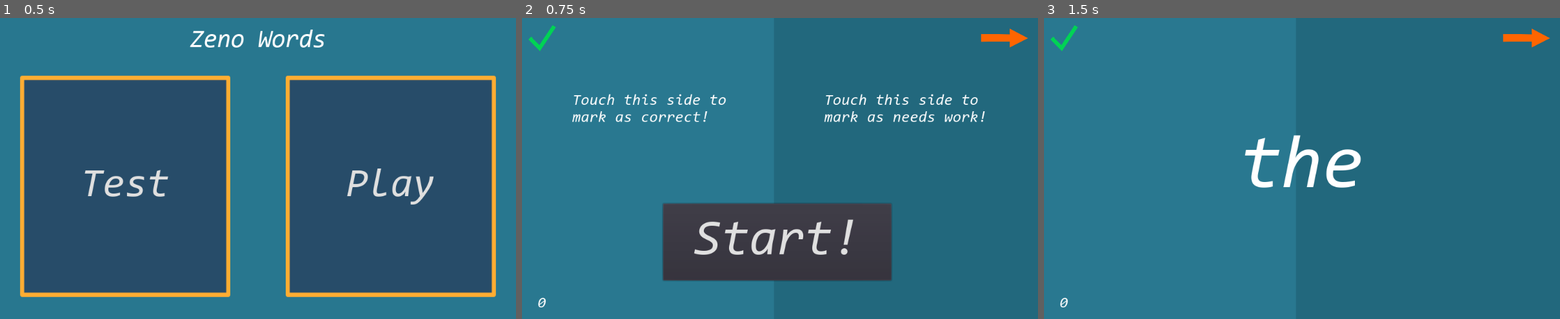
Above: before the commit, frames 1-3 (left to right).
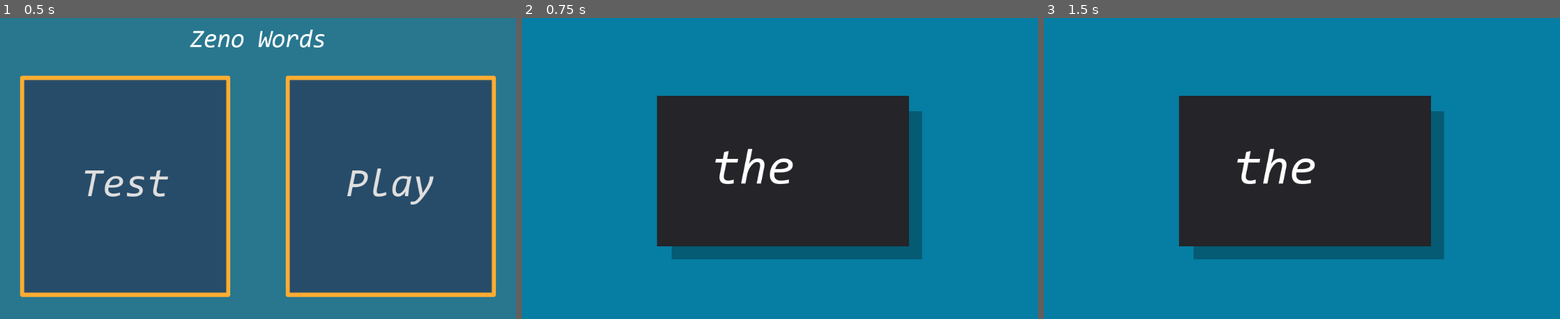
Above: after the commit, the same moments.

Repository: evergreencanvas/QuickWord
Game: Godot game, scene res://SelectionScreen.tscn
Two runs of this game, one before a commit and one after it. Both use one fixed random seed, a clock stepped at 60 frames per second and the inputs below.
Inputs (mouse positions are in pixels of both pictures, inside the frame that each line leads up to):
- Up to frame 1 (0.5 s): no input
- Up to frame 2 (0.75 s): click "Test" at 0.5 s
- Up to frame 3 (1.5 s): click (1296, 240) at 1.25 s, where only the run before the commit has a clickable "Start!"

Frame 1 is identical in both runs. In frame 2, 100% of the frame differs, in the area x 0-100%, y 0-100%; in frame 3, 100%.
Error in both runs: Invalid call. Nonexistent function 'get_viewport_rect' in base 'Node (global.gd)'. (res://TestScene.gd:17)

Commit message:
Committer: David Smith <davidsmith@localhost.localdomain>
 On branch master
 Changes to be committed:
	modified:   TestScene.tscn
	new file:   WordCard.gd
	new file:   WordCard.tscn

 Untracked files:
	.import/
changing the UI

Diff:
--- a/TestScene.tscn
+++ b/TestScene.tscn
@@ -1,21 +1,12 @@
-[gd_scene load_steps=9 format=2]
+[gd_scene load_steps=7 format=2]
 
 [ext_resource path="res://TestScene.gd" type="Script" id=1]
 [ext_resource path="res://Consolas/Consolas.ttf" type="DynamicFontData" id=2]
-[ext_resource path="res://res/check.png" type="Texture" id=3]
-[ext_resource path="res://res/arrow.png" type="Texture" id=4]
+[ext_resource path="res://WordCard.tscn" type="PackedScene" id=3]
 
 [sub_resource type="DynamicFont" id=1]
 
 size = 150
-use_mipmaps = false
-use_filter = false
-font_data = ExtResource( 2 )
-_sections_unfolded = [ "Font", "Settings" ]
-
-[sub_resource type="DynamicFont" id=2]
-
-size = 100
 use_mipmaps = false
 use_filter = false
 font_data = ExtResource( 2 )
@@ -29,13 +20,24 @@
 font_data = ExtResource( 2 )
 _sections_unfolded = [ "Font", "Settings" ]
 
-[sub_resource type="DynamicFont" id=4]
+[sub_resource type="Animation" id=4]
 
-size = 30
-use_mipmaps = false
-use_filter = false
-font_data = ExtResource( 2 )
-_sections_unfolded = [ "Font", "Settings" ]
+resource_name = "drop_down"
+length = 1.0
+loop = false
+step = 0.1
+tracks/0/type = "value"
+tracks/0/path = NodePath("WordCard:rect_position")
+tracks/0/interp = 1
+tracks/0/loop_wrap = true
+tracks/0/imported = false
+tracks/0/enabled = true
+tracks/0/keys = {
+"times": PoolRealArray( 0, 1 ),
+"transitions": PoolRealArray( 1, 1 ),
+"update": 0,
+"values": [ Vector2( 260, -363 ), Vector2( 268, 155 ) ]
+}
 
 [node name="TestScene" type="Panel" index="0"]
 
@@ -63,24 +65,9 @@
 mouse_default_cursor_shape = 0
 size_flags_horizontal = 1
 size_flags_vertical = 1
-color = Color( 0.163727, 0.472028, 0.566406, 1 )
+color = Color( 0.027359, 0.4939, 0.636719, 1 )
 
-[node name="ColorRect2" type="ColorRect" parent="." index="1"]
-
-anchor_left = 1.0
-anchor_top = 0.0
-anchor_right = 1.0
-anchor_bottom = 1.0
-margin_left = -524.0
-rect_pivot_offset = Vector2( 0, 0 )
-rect_clip_content = false
-mouse_filter = 0
-mouse_default_cursor_shape = 0
-size_flags_horizontal = 1
-size_flags_vertical = 1
-color = Color( 0.136505, 0.408824, 0.492188, 1 )
-
-[node name="Word" type="Label" parent="." index="2"]
+[node name="Word" type="Label" parent="." index="1"]
 
 anchor_left = 0.5
 anchor_top = 0.5
@@ -103,7 +90,7 @@
 max_lines_visible = -1
 _sections_unfolded = [ "custom_fonts" ]
 
-[node name="CanvasLayer" type="CanvasLayer" parent="." index="3"]
+[node name="CanvasLayer" type="CanvasLayer" parent="." index="2"]
 
 layer = 1
 offset = Vector2( 0, 0 )
@@ -111,28 +98,16 @@
 scale = Vector2( 1, 1 )
 transform = Transform2D( 1, 0, 0, 1, 0, 0 )
 
-[node name="check" type="Sprite" parent="CanvasLayer" index="0"]
-
-position = Vector2( 40, 40 )
-scale = Vector2( 0.112891, 0.112891 )
-texture = ExtResource( 3 )
-_sections_unfolded = [ "Transform", "Z Index" ]
-
-[node name="ex" type="Sprite" parent="CanvasLayer" index="1"]
-
-position = Vector2( 957.367, 40 )
-scale = Vector2( 0.215304, 0.263158 )
-texture = ExtResource( 4 )
-_sections_unfolded = [ "Transform" ]
-
-[node name="GridContainer" type="GridContainer" parent="CanvasLayer" index="2"]
+[node name="GridContainer" type="GridContainer" parent="CanvasLayer" index="0"]
 
 anchor_left = 0.0
 anchor_top = 0.0
 anchor_right = 1.0
 anchor_bottom = 1.0
-margin_left = 10.0
-margin_right = 10.0
+margin_left = 9.0
+margin_top = -1.0
+margin_right = 9.0
+margin_bottom = -1.0
 rect_pivot_offset = Vector2( 0, 0 )
 rect_clip_content = false
 mouse_filter = 1
@@ -142,57 +117,7 @@
 columns = 2
 _sections_unfolded = [ "Anchor", "Size Flags", "Theme", "custom_constants" ]
 
-[node name="Start" type="Button" parent="CanvasLayer" index="3"]
-
-anchor_left = 0.5
-anchor_top = 0.5
-anchor_right = 0.5
-anchor_bottom = 0.5
-margin_left = -232.0
-margin_top = 70.0
-margin_right = 221.0
-margin_bottom = 223.0
-rect_pivot_offset = Vector2( 0, 0 )
-rect_clip_content = false
-focus_mode = 2
-mouse_filter = 0
-mouse_default_cursor_shape = 0
-size_flags_horizontal = 1
-size_flags_vertical = 1
-custom_fonts/font = SubResource( 2 )
-toggle_mode = false
-enabled_focus_mode = 2
-shortcut = null
-group = null
-text = "Start!"
-flat = false
-align = 1
-_sections_unfolded = [ "custom_fonts" ]
-
-[node name="TouchTime" type="Label" parent="." index="4"]
-
-anchor_left = 0.0
-anchor_top = 1.0
-anchor_right = 0.0
-anchor_bottom = 1.0
-margin_top = -60.0
-margin_right = 80.0
-rect_pivot_offset = Vector2( 0, 0 )
-rect_clip_content = false
-mouse_filter = 2
-mouse_default_cursor_shape = 0
-size_flags_horizontal = 1
-size_flags_vertical = 4
-custom_fonts/font = SubResource( 3 )
-text = "0"
-align = 1
-valign = 1
-percent_visible = 1.0
-lines_skipped = 0
-max_lines_visible = -1
-_sections_unfolded = [ "custom_fonts" ]
-
-[node name="MouseX" type="Label" parent="." index="5"]
+[node name="MouseX" type="Label" parent="." index="3"]
 
 visible = false
 anchor_left = 1.0
@@ -217,52 +142,20 @@
 max_lines_visible = -1
 _sections_unfolded = [ "Visibility", "custom_fonts" ]
 
-[node name="Instr1" type="Label" parent="." index="6"]
+[node name="WordCard" parent="." index="16" instance=ExtResource( 3 )]
 
-anchor_left = 0.0
-anchor_top = 0.0
-anchor_right = 0.0
-anchor_bottom = 0.0
-margin_left = 100.0
-margin_top = 150.0
-margin_right = 410.0
-margin_bottom = 230.0
-rect_pivot_offset = Vector2( 0, 0 )
-rect_clip_content = false
-mouse_filter = 2
-mouse_default_cursor_shape = 0
-size_flags_horizontal = 1
-size_flags_vertical = 4
-custom_fonts/font = SubResource( 4 )
-text = "Touch this side to mark as correct!"
-autowrap = true
-percent_visible = 1.0
-lines_skipped = 0
-max_lines_visible = -1
-_sections_unfolded = [ "custom_colors", "custom_fonts" ]
+margin_left = -244.0
+margin_top = -145.0
+margin_right = 256.0
+margin_bottom = 155.0
+Word = "the"
 
-[node name="Instr2" type="Label" parent="." index="7"]
+[node name="AnimationPlayer" type="AnimationPlayer" parent="." index="17"]
 
-anchor_left = 0.0
-anchor_top = 0.0
-anchor_right = 0.0
-anchor_bottom = 0.0
-margin_left = 600.0
-margin_top = 150.0
-margin_right = 940.0
-margin_bottom = 249.0
-rect_pivot_offset = Vector2( 0, 0 )
-rect_clip_content = false
-mouse_filter = 2
-mouse_default_cursor_shape = 0
-size_flags_horizontal = 1
-size_flags_vertical = 4
-custom_fonts/font = SubResource( 4 )
-text = "Touch this side to mark as needs work!"
-autowrap = true
-percent_visible = 1.0
-lines_skipped = 0
-max_lines_visible = -1
-_sections_unfolded = [ "custom_colors", "custom_fonts" ]
-
-[connection signal="pressed" from="CanvasLayer/Start" to="." method="_on_Start_pressed"]
+root_node = NodePath("..")
+autoplay = ""
+playback_process_mode = 1
+playback_default_blend_time = 0.0
+playback_speed = 1.0
+anims/drop_down = SubResource( 4 )
+blend_times = [  ]
--- /dev/null
+++ b/WordCard.gd
@@ -0,0 +1,6 @@
+extends Panel
+
+export var Word = "word here"
+
+func _ready():
+	$Panel/MarginContainer/Label.text = Word
--- /dev/null
+++ b/WordCard.tscn
@@ -0,0 +1,102 @@
+[gd_scene load_steps=4 format=2]
+
+[ext_resource path="res://WordCard.gd" type="Script" id=1]
+[ext_resource path="res://Consolas/Consolas.ttf" type="DynamicFontData" id=2]
+
+[sub_resource type="DynamicFont" id=1]
+
+size = 100
+use_mipmaps = false
+use_filter = false
+font_data = ExtResource( 2 )
+_sections_unfolded = [ "Font", "Settings" ]
+
+[node name="WordCard" type="Panel"]
+
+anchor_left = 0.5
+anchor_top = 0.5
+anchor_right = 0.5
+anchor_bottom = 0.5
+margin_left = -250.0
+margin_top = -150.0
+margin_right = 250.0
+margin_bottom = 150.0
+rect_pivot_offset = Vector2( 0.5, 0.5 )
+rect_clip_content = false
+mouse_filter = 0
+mouse_default_cursor_shape = 0
+size_flags_horizontal = 1
+size_flags_vertical = 1
+script = ExtResource( 1 )
+_sections_unfolded = [ "Anchor", "Material", "Pause", "Rect", "Size Flags", "Theme", "Visibility", "custom_styles" ]
+Word = "word here"
+
+[node name="ColorRect" type="ColorRect" parent="." index="0"]
+
+anchor_left = 0.0
+anchor_top = 0.0
+anchor_right = 0.0
+anchor_bottom = 0.0
+margin_left = 29.0
+margin_top = 31.0
+margin_right = 526.0
+margin_bottom = 326.0
+rect_pivot_offset = Vector2( 0, 0 )
+rect_clip_content = false
+mouse_filter = 0
+mouse_default_cursor_shape = 0
+size_flags_horizontal = 1
+size_flags_vertical = 1
+color = Color( 0, 0, 0, 0.281765 )
+
+[node name="Panel" type="Panel" parent="." index="1"]
+
+anchor_left = 0.0
+anchor_top = 0.0
+anchor_right = 1.0
+anchor_bottom = 1.0
+rect_pivot_offset = Vector2( 0, 0 )
+rect_clip_content = false
+mouse_filter = 0
+mouse_default_cursor_shape = 0
+size_flags_horizontal = 1
+size_flags_vertical = 1
+
+[node name="MarginContainer" type="MarginContainer" parent="Panel" index="0"]
+
+anchor_left = 0.5
+anchor_top = 0.5
+anchor_right = 0.5
+anchor_bottom = 0.5
+margin_left = -141.5
+margin_top = -50.5
+margin_right = 141.5
+margin_bottom = 50.5
+rect_pivot_offset = Vector2( 0, 0 )
+rect_clip_content = false
+mouse_filter = 0
+mouse_default_cursor_shape = 0
+size_flags_horizontal = 1
+size_flags_vertical = 1
+
+[node name="Label" type="Label" parent="Panel/MarginContainer" index="0"]
+
+anchor_left = 0.0
+anchor_top = 0.0
+anchor_right = 0.0
+anchor_bottom = 0.0
+margin_left = 8.0
+margin_right = 283.0
+margin_bottom = 101.0
+rect_pivot_offset = Vector2( 0, 0 )
+rect_clip_content = false
+mouse_filter = 2
+mouse_default_cursor_shape = 0
+size_flags_horizontal = 1
+size_flags_vertical = 4
+custom_fonts/font = SubResource( 1 )
+text = "Words"
+percent_visible = 1.0
+lines_skipped = 0
+max_lines_visible = -1
+_sections_unfolded = [ "Theme", "custom_fonts" ]
